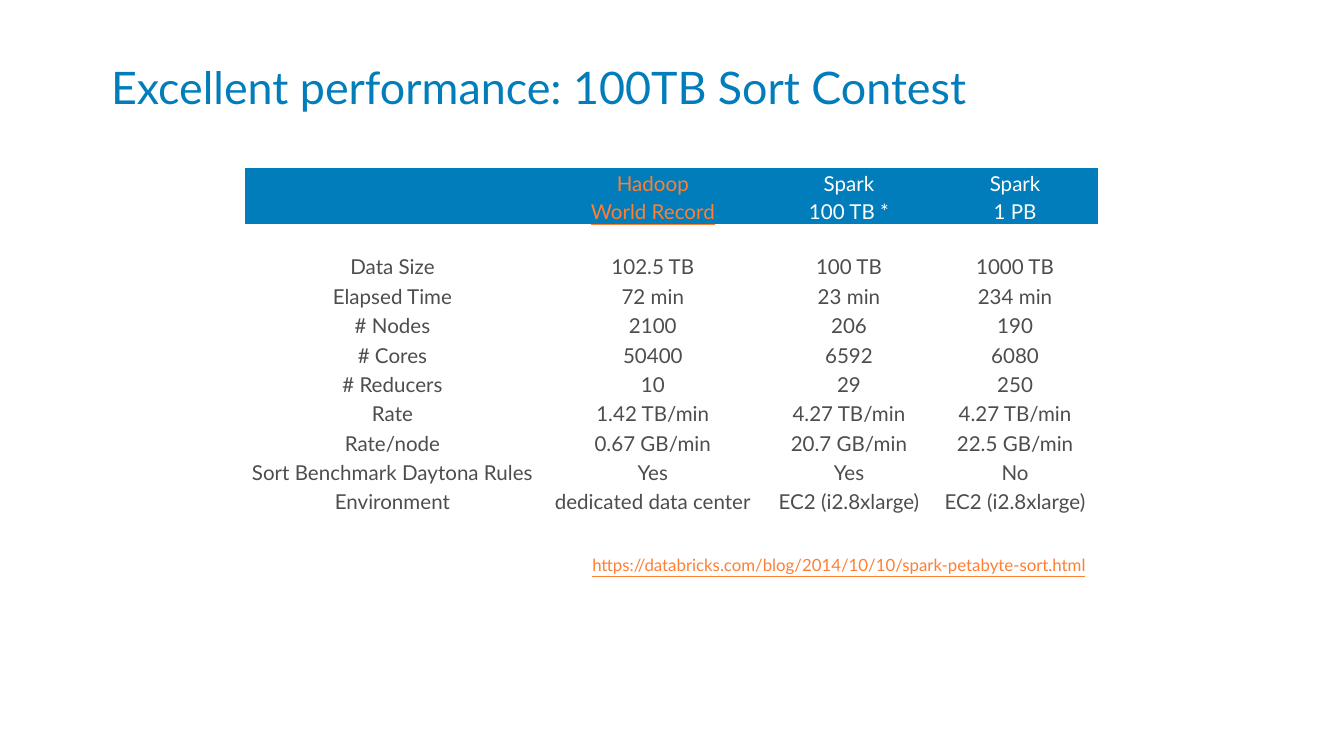
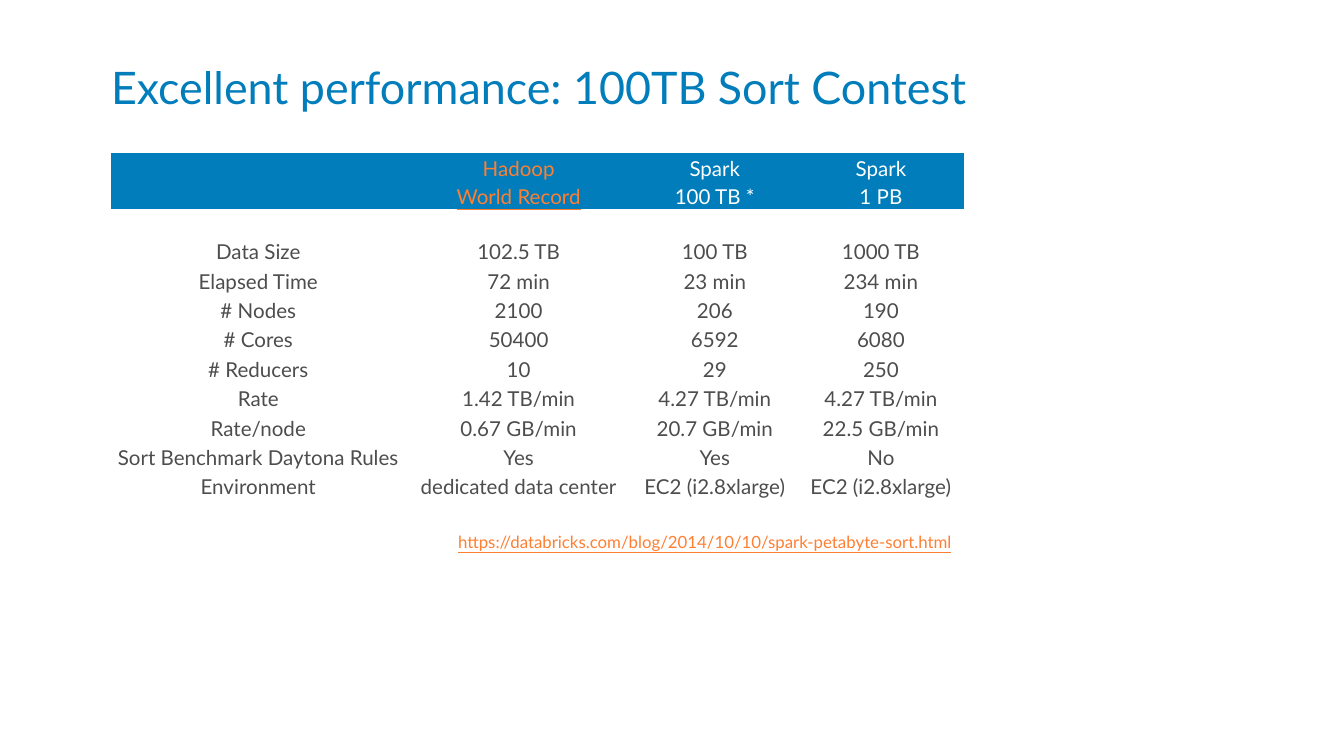
Before and after one commit to kstanaszek/SparkAndScalaInTandem, a slide deck: slide 4 of src/main/resources/slides.pptx. Drawn at 1344x756 pixels with LibreOffice and Linux fonts; fonts in the diff are those of the drawing. Boxes give left, top, right and bottom in pixels: in the first picture for what was removed or moved away, otherwise in the second. Text is boxed around its words. In the diff, an @@ line names an element or a change of style, - is before the commit and + after.

```diff
--- a/src/main/resources/slides.pptx
+++ b/src/main/resources/slides.pptx
@@ table: place and size @@
-table at [245,168,1098,517]
+table at [112,153,965,503]
@@ text "https://databricks.com/blog/2014/10/10/spark-petabyte-sort.h ...": place and size @@
-text "https://databricks.com/blog/2014/10/10/spark-petabyte-sort.h ..." at [592,558,1085,574]
+text "https://databricks.com/blog/2014/10/10/spark-petabyte-sort.h ..." at [458,535,951,551]
```
Also in this commit, not shown: 2 other slides changed.
